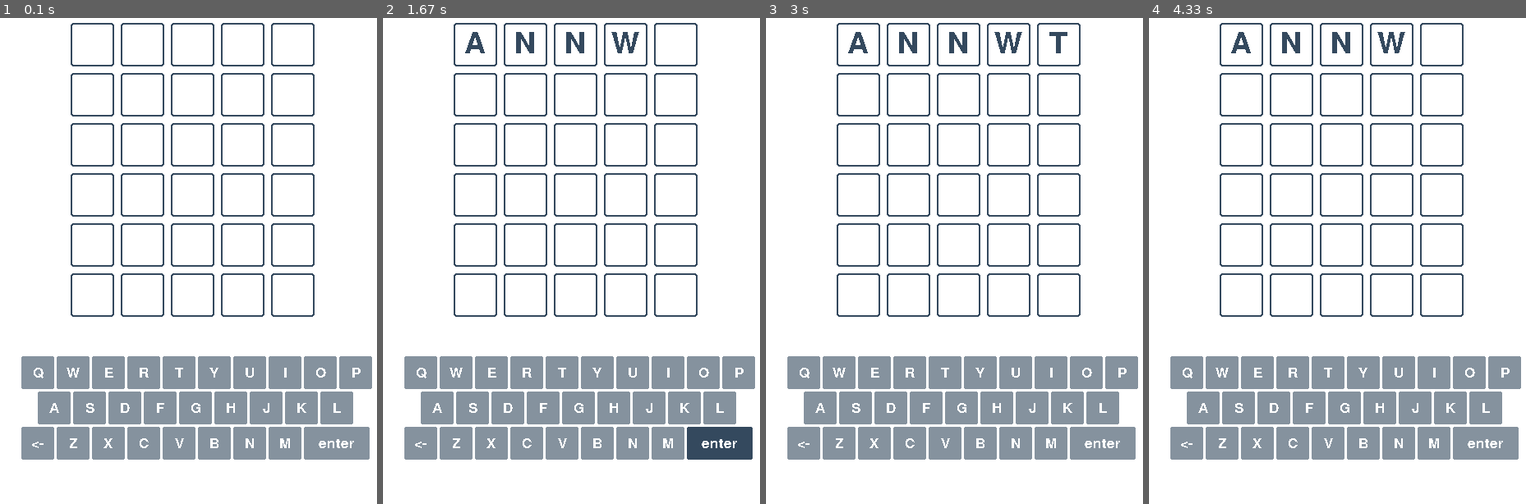
Above: before the commit, frames 1-4 (left to right).
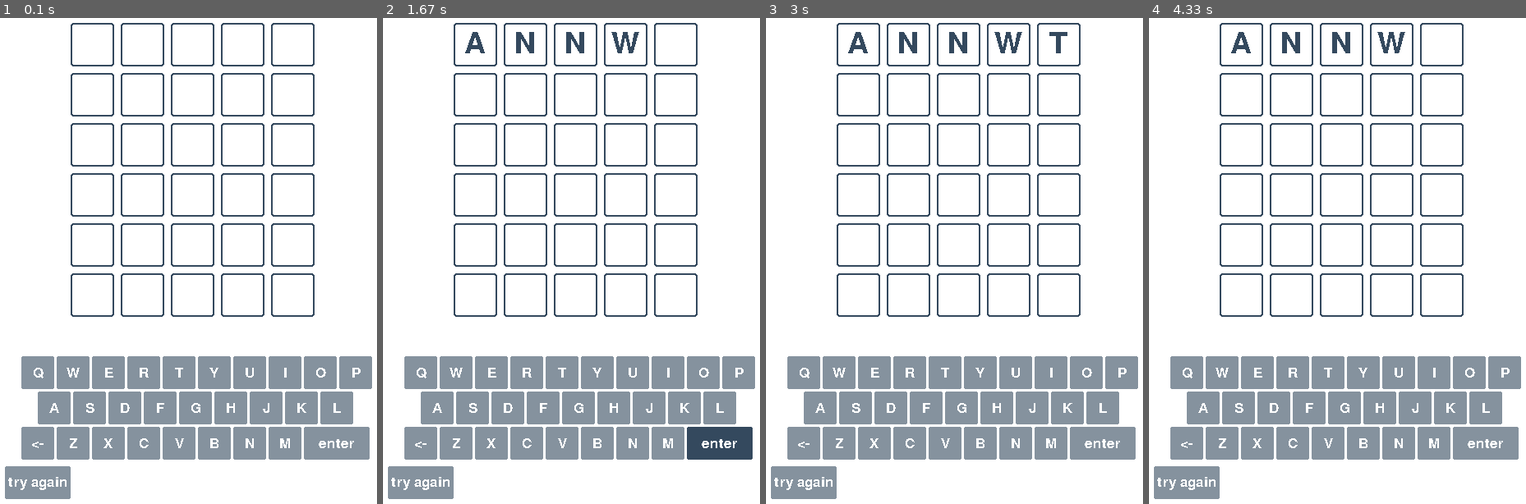
Above: after the commit, the same moments.

Repository: Julka235/Wordle-Project
Game: pygame game, started from main.py
Same seed, same stepped clock (60 frames per second), same inputs: the game is played once before the commit and once after it.
Inputs (mouse positions are in pixels of both pictures, inside the frame that each line leads up to):
- Up to frame 1 (0.1 s): no input
- Up to frame 2 (1.67 s): click (420, 484) at 0.38 s, where only the run after the commit has a clickable "try again"; type "ann" at 0.67 s; tap Enter at 1 s; click (447, 372) at 1.27 s; click (726, 435) at 1.6 s
- Up to frame 3 (3 s): click (969, 71) at 1.93 s; click (939, 387) at 2.27 s; click (1116, 450) at 2.6 s; click (901, 139) at 2.93 s
- Up to frame 4 (4.33 s): click (1484, 387) at 3.27 s; click (1469, 236) at 3.6 s; click "<-" at 3.93 s; click (1224, 144) at 4.27 s

The runs differ from the first frame. In frame 1, 1.0% of the frame differs, in the area x 1-19%, y 92-99%; in frame 2, 1.0%; in frame 3, 1.0%; in frame 4, 1.0%.

Commit message:
added try again button

Diff:
--- a/main.py
+++ b/main.py
@@ -153,11 +153,11 @@
     guessed_words = []
     game_status = False  # not won
 
-    # solution
+    # solution - backend
     solution = Solution()
     guessword = solution.guessword
 
-    # loop
+    # displaying loop
     showing = True
     while showing:
         screen.fill(WHITE)
@@ -202,14 +202,22 @@
         x = WINDOW_KEY_MARGIN
         delete_button = Button((x, y), (KEY_SIZE, KEY_SIZE), '<-')
         delete_button.display()
+
         # keyboard's last row of letters
         x += KEY_SIZE + KEY_MARGIN
         LAST_ROW = get_keyboard_row(LAST_LETTERS, x, y)
         display_keyboard_row(LAST_ROW)
+
         # display enter
         x += len(LAST_ROW) * (KEY_SIZE + KEY_MARGIN)
-        enter_button = Button((x, y), (KEY_SIZE*2, KEY_SIZE), 'enter')
+        enter_button = Button((x, y), (2*KEY_SIZE, KEY_SIZE), 'enter')
         enter_button.display()
+
+        # display try again button
+        x = 20
+        y += KEY_SIZE + BOX_MARGIN
+        try_again_button = Button((x, y), (2*KEY_SIZE, KEY_SIZE), 'try again')
+        try_again_button.display()
 
         # display answer if failed to guess
         if len(guessed_words) == TRIES and guessed_words[TRIES-1] != guessword:
@@ -217,6 +225,7 @@
             center_value = (250, 620)
             display_text(guessword, DARK, center_value, 'solution')
 
+        # handle pygame events
         for event in pygame.event.get():
             # close the window
             if event.type == pygame.QUIT:
@@ -233,6 +242,13 @@
                 if enter_button.area.collidepoint(event.pos):
                     temp = handle_enter(input, guessed_words, solution)
                     input, guessed_words, game_status = temp
+                if try_again_button.area.collidepoint(event.pos):
+                    input = ''
+                    guessed_words = []
+                    game_status = False
+                    keyboard_colors.clear()
+                    solution = Solution()
+                    guessword = solution.guessword
 
             elif event.type == pygame.KEYDOWN:
                 # press enter to enter guess
@@ -248,9 +264,7 @@
                     letter = str(event.unicode.upper())
                     if letter.isalpha():
                         input += event.unicode.upper()
-
         pygame.display.update()
-
     pygame.quit()
 
 
